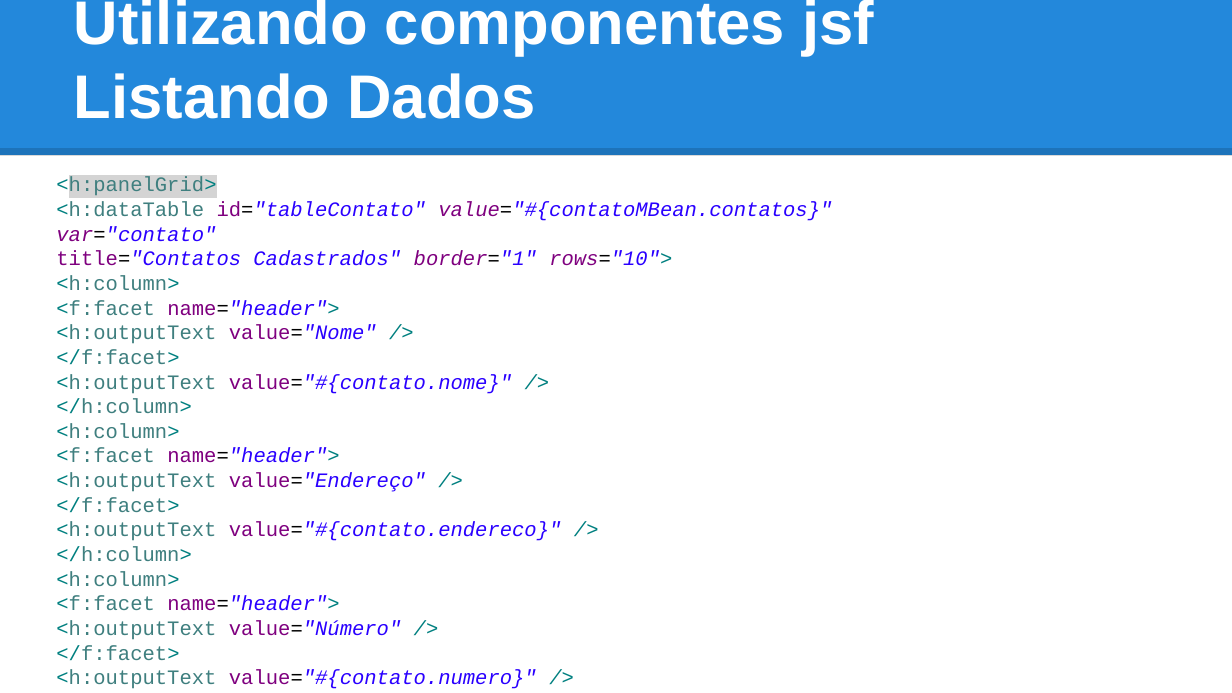
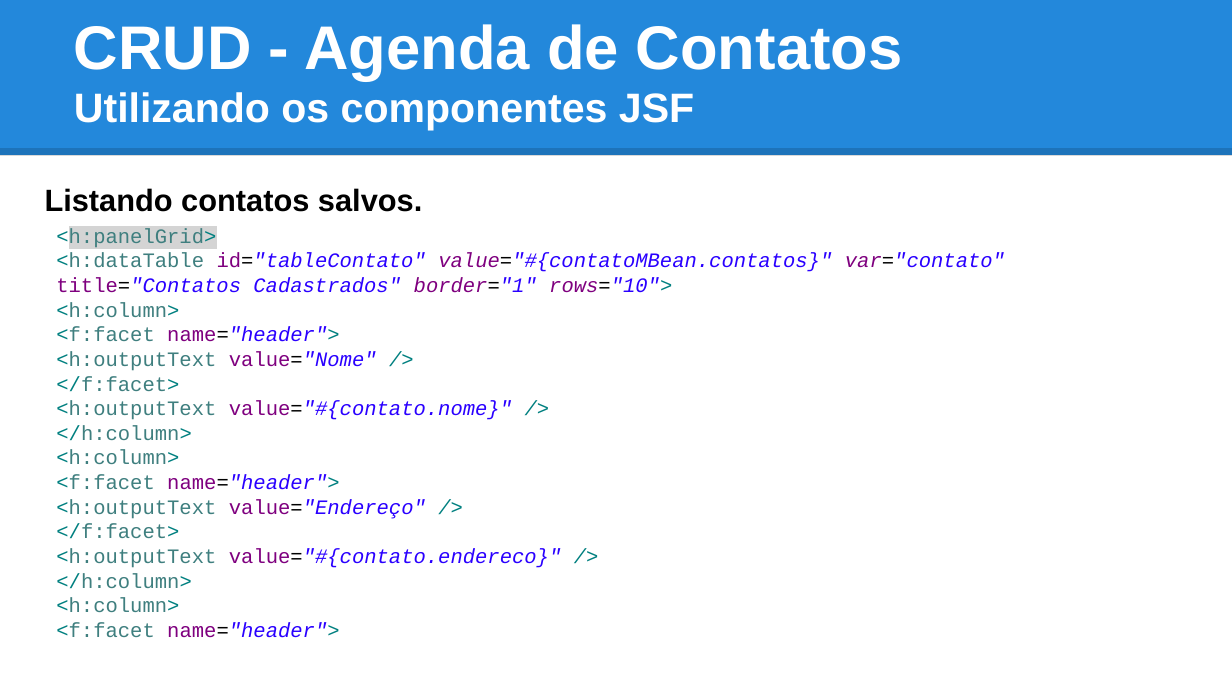
Before and after one commit to tiagogoncalves/jsf_workshop, a slide deck: slide 54 of apresentacao/slide_jsf_prime_faces.pptx (slide 50 before the commit). Drawn at 1232x693 pixels with LibreOffice and Linux fonts; fonts in the diff are those of the drawing. Boxes give left, top, right and bottom in pixels: in the first picture for what was removed or moved away, otherwise in the second. Text is boxed around its words. In the diff, an @@ line names an element or a change of style, - is before the commit and + after.

```diff
--- a/apresentacao/slide_jsf_prime_faces.pptx
+++ b/apresentacao/slide_jsf_prime_faces.pptx
@@ title at (74, 24, 903, 131): text changed; size 36 to 24 pt @@
-Utilizando componentes jsf
-Listando Dados
+CRUD - Agenda de Contatos
+Utilizando os componentes JSF
@@ text added at (45, 188, 422, 212), 18 pt, text #000000, bold @@
+Listando contatos salvos.
@@ text "<h:panelGrid>": place and size @@
-text "<h:panelGrid>" at (56, 177, 832, 689)
+text "<h:panelGrid>" at (56, 228, 1005, 638)
@@ text at (56, 620, 537, 689): paragraphs removed @@
-<h:outputText value="Número" />
-</f:facet>
-<h:outputText value="#{contato.numero}" />
```
Also in this commit, not shown: 21 other slides changed, 6 slides added, 1 slide removed, 2 other files.
